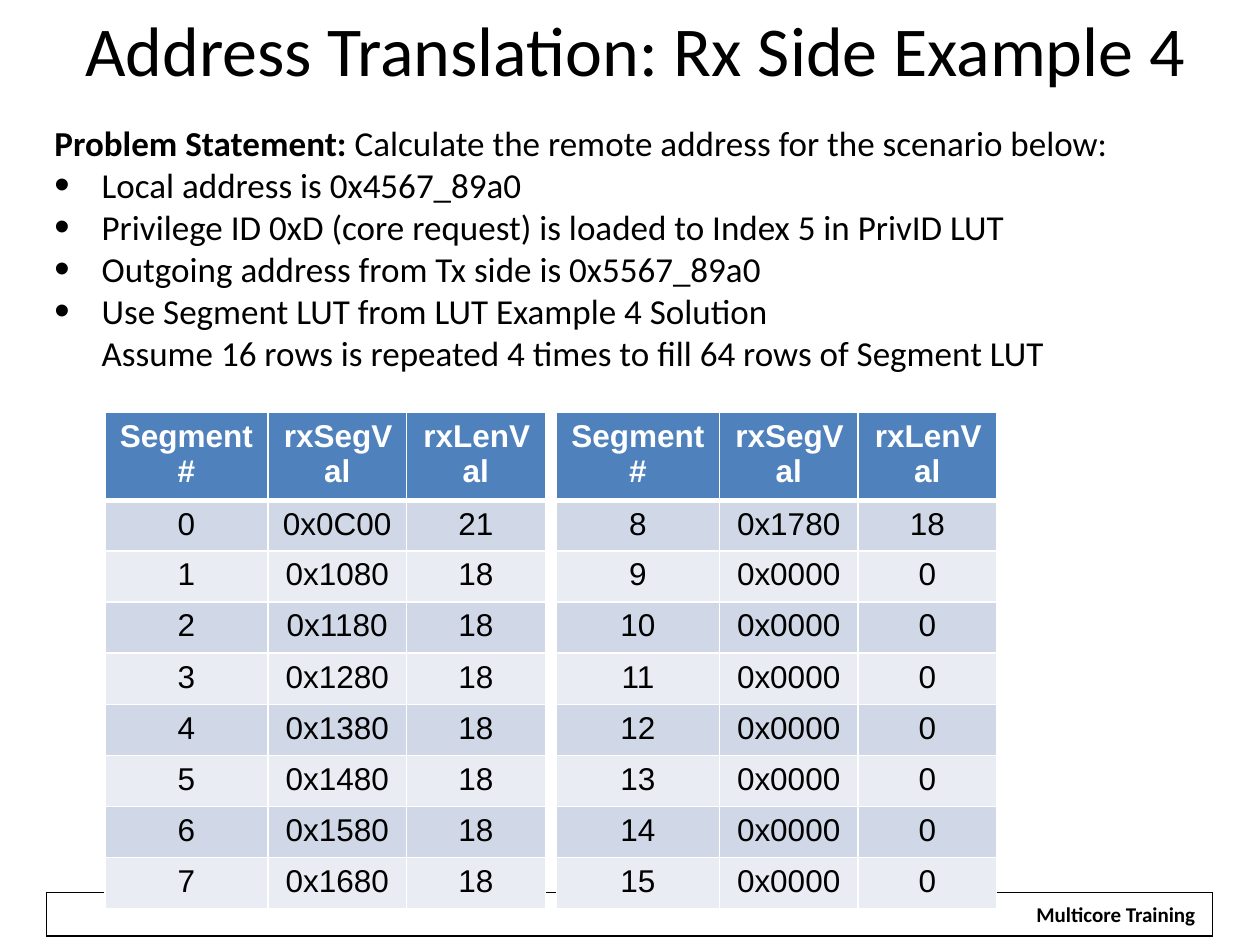
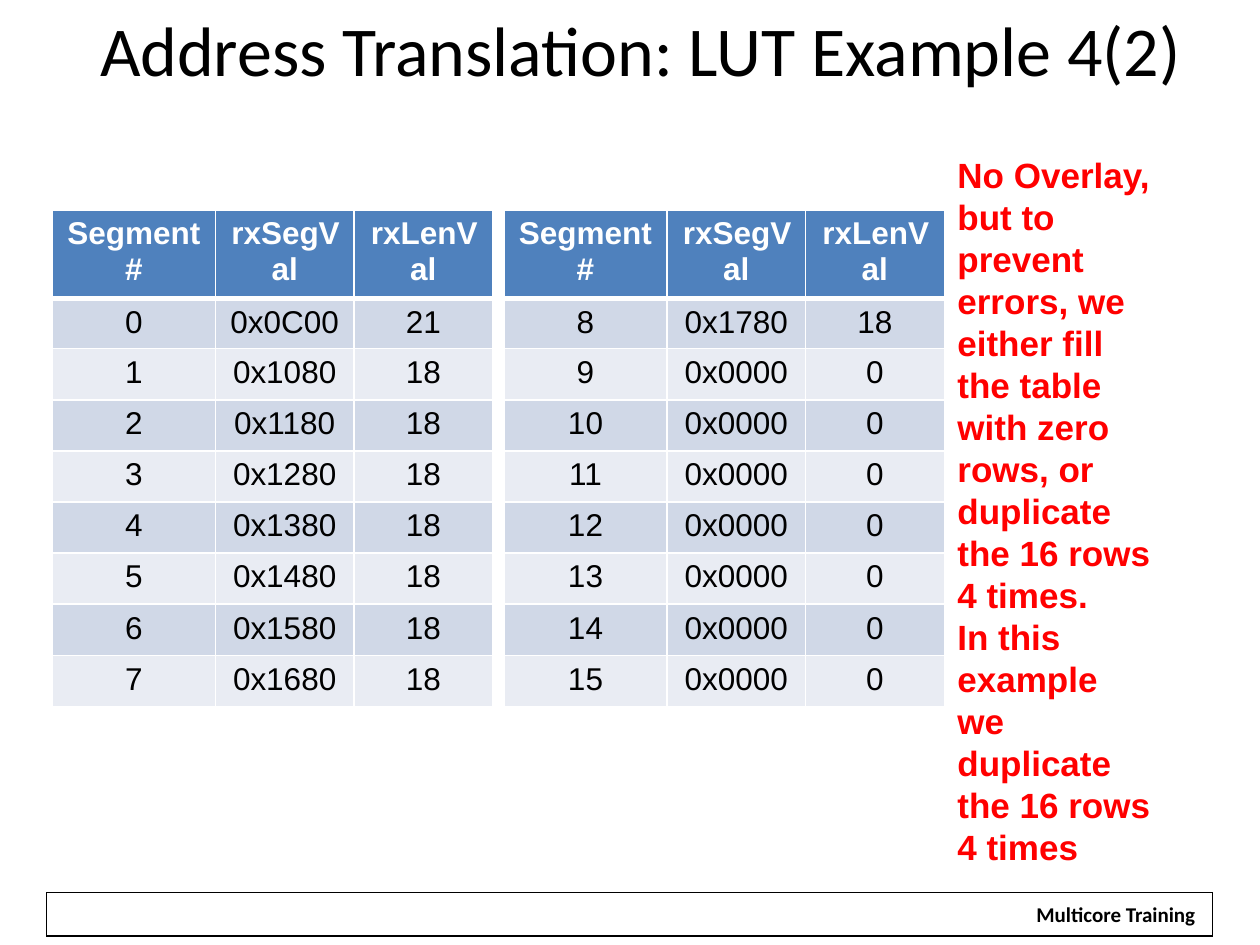
Before and after one commit to hari1989/keystone-workshop, a slide deck: slide 40 of preliminary/Working/presentations/Intro to Hyperlink.pptx (slide 39 before the commit). Drawn at 1260x945 pixels with LibreOffice and Linux fonts; fonts in the diff are those of the drawing; background and template pictures are left out. Boxes give left, top, right and bottom in pixels: in the first picture for what was removed or moved away, otherwise in the second. Text is boxed around its words. In the diff, an @@ line names an element or a change of style, - is before the commit and + after.

Commit message:
Hopefully correct address translation

```diff
--- a/preliminary/Working/presentations/Intro to Hyperlink.pptx
+++ b/preliminary/Working/presentations/Intro to Hyperlink.pptx
@@ text at <box>100,25,1180,88</box>: text changed @@
-Address Translation: Rx Side Example 4
+Address Translation: LUT Example 4(2)
@@ text removed at <box>54,131,1107,372</box> @@
-Problem Statement: Calculate the remote address for the scenario below:
-• Local address is 0x4567_89a0
-• Privilege ID 0xD (core request) is loaded to Index 5 in PrivID LUT
-• Outgoing address from Tx side is 0x5567_89a0
-• Use Segment LUT from LUT Example 4 Solution
-  Assume 16 rows is repeated 4 times to fill 64 rows of Segment LUT
@@ text added at <box>957,162,1150,861</box>, 20 pt, text #FF0000, bold @@
+No Overlay, but to prevent errors, we either fill the table with zero rows, or duplicate the 16 rows 4 times.
+In this example we duplicate the 16 rows 4 times
@@ table: place and size @@
-table at <box>105,412,544,897</box>
+table at <box>53,210,493,695</box>
@@ table: place and size @@
-table at <box>557,412,997,897</box>
+table at <box>504,210,944,695</box>
```
Also in this commit, not shown: 14 other slides changed, 13 slides added, 10 slides removed.
